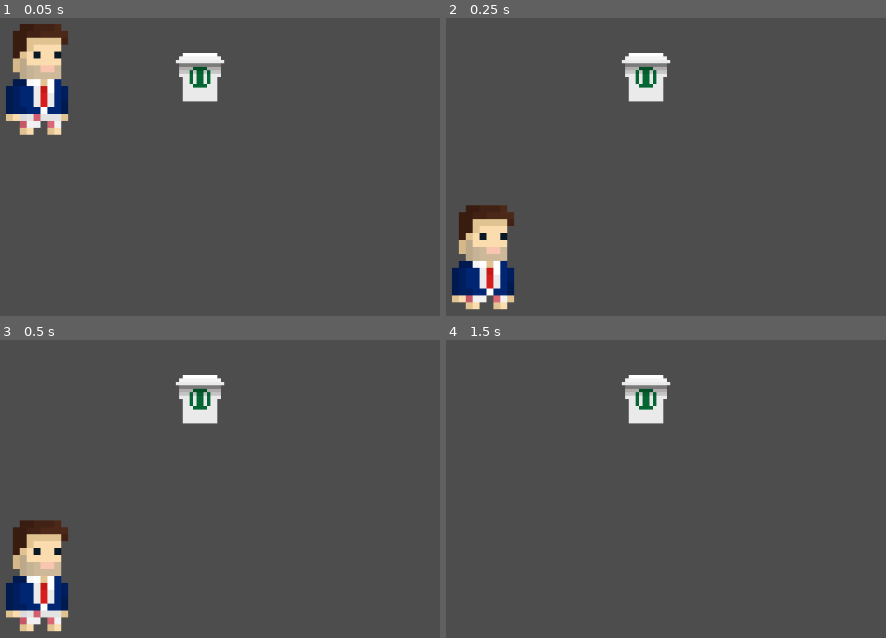
Above: before the commit, frames 1-4 (two rows, left to right).
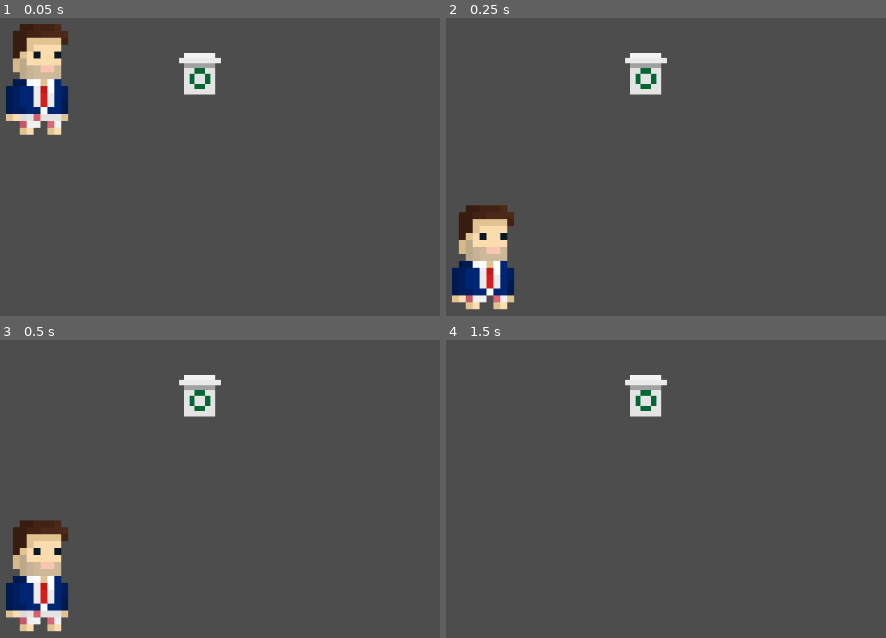
Above: after the commit, the same moments.

Repository: luketucich/late-for-work
Game: Godot game, scene res://scenes/game.tscn
Same seed, same stepped clock (60 frames per second), same inputs: the game is played once before the commit and once after it.
Inputs:
- Up to frame 1 (0.05 s): no input
- Up to frame 2 (0.25 s): no input
- Up to frame 3 (0.5 s): no input
- Up to frame 4 (1.5 s): tap Enter (ui_accept) at 0.5, 0.77 s; hold Right (ui_right) from 0.53 s (still down)

The runs differ from the first frame. In frame 1, 0.8% of the frame differs, in the area x 40-52%, y 11-29%; in frame 2, 0.8%; in frame 3, 0.8%; in frame 4, 0.8%.

Commit message:
updated coffee art

Diff:
--- a/scenes/coffee_coin.tscn
+++ b/scenes/coffee_coin.tscn
@@ -1,38 +1,66 @@
-[gd_scene load_steps=9 format=3 uid="uid://cgdft40exran2"]
+[gd_scene load_steps=13 format=3 uid="uid://cgdft40exran2"]
 
 [ext_resource type="Script" path="res://scripts/coffee_coin.gd" id="1_7drx7"]
-[ext_resource type="Texture2D" uid="uid://8squxp0pvicg" path="res://assets/Objects/CoffeeCoin.png" id="2_2ljfd"]
+[ext_resource type="Texture2D" uid="uid://dp5oenfa7vn0k" path="res://assets/Objects/CoffeeCoin.png" id="2_f2fw8"]
 
-[sub_resource type="AtlasTexture" id="AtlasTexture_cdqxc"]
-atlas = ExtResource("2_2ljfd")
-region = Rect2(0, 0, 16, 16)
+[sub_resource type="AtlasTexture" id="AtlasTexture_a4sth"]
+atlas = ExtResource("2_f2fw8")
+region = Rect2(0, 0, 8, 8)
 
-[sub_resource type="AtlasTexture" id="AtlasTexture_3jhot"]
-atlas = ExtResource("2_2ljfd")
-region = Rect2(16, 0, 16, 16)
+[sub_resource type="AtlasTexture" id="AtlasTexture_owpm1"]
+atlas = ExtResource("2_f2fw8")
+region = Rect2(8, 0, 8, 8)
 
-[sub_resource type="AtlasTexture" id="AtlasTexture_nqvvs"]
-atlas = ExtResource("2_2ljfd")
-region = Rect2(0, 16, 16, 16)
+[sub_resource type="AtlasTexture" id="AtlasTexture_82ff3"]
+atlas = ExtResource("2_f2fw8")
+region = Rect2(16, 0, 8, 8)
 
-[sub_resource type="AtlasTexture" id="AtlasTexture_04fxc"]
-atlas = ExtResource("2_2ljfd")
-region = Rect2(16, 16, 16, 16)
+[sub_resource type="AtlasTexture" id="AtlasTexture_hpwbv"]
+atlas = ExtResource("2_f2fw8")
+region = Rect2(0, 8, 8, 8)
+
+[sub_resource type="AtlasTexture" id="AtlasTexture_y556o"]
+atlas = ExtResource("2_f2fw8")
+region = Rect2(8, 8, 8, 8)
+
+[sub_resource type="AtlasTexture" id="AtlasTexture_2n6n6"]
+atlas = ExtResource("2_f2fw8")
+region = Rect2(16, 8, 8, 8)
+
+[sub_resource type="AtlasTexture" id="AtlasTexture_ndocd"]
+atlas = ExtResource("2_f2fw8")
+region = Rect2(0, 16, 8, 8)
+
+[sub_resource type="AtlasTexture" id="AtlasTexture_ogitw"]
+atlas = ExtResource("2_f2fw8")
+region = Rect2(8, 16, 8, 8)
 
 [sub_resource type="SpriteFrames" id="SpriteFrames_a6nvo"]
 animations = [{
 "frames": [{
 "duration": 1.0,
-"texture": SubResource("AtlasTexture_cdqxc")
+"texture": SubResource("AtlasTexture_a4sth")
 }, {
 "duration": 1.0,
-"texture": SubResource("AtlasTexture_3jhot")
+"texture": SubResource("AtlasTexture_owpm1")
 }, {
 "duration": 1.0,
-"texture": SubResource("AtlasTexture_nqvvs")
+"texture": SubResource("AtlasTexture_82ff3")
 }, {
 "duration": 1.0,
-"texture": SubResource("AtlasTexture_04fxc")
+"texture": SubResource("AtlasTexture_hpwbv")
+}, {
+"duration": 1.0,
+"texture": SubResource("AtlasTexture_y556o")
+}, {
+"duration": 1.0,
+"texture": SubResource("AtlasTexture_2n6n6")
+}, {
+"duration": 1.0,
+"texture": SubResource("AtlasTexture_ndocd")
+}, {
+"duration": 1.0,
+"texture": SubResource("AtlasTexture_ogitw")
 }],
 "loop": true,
 "name": &"default",
@@ -40,15 +68,14 @@
 }]
 
 [sub_resource type="RectangleShape2D" id="RectangleShape2D_vvvka"]
-size = Vector2(8, 7)
+size = Vector2(6, 6)
 
 [node name="CoffeeCoin" type="Area2D"]
 script = ExtResource("1_7drx7")
 
 [node name="AnimatedSprite2D" type="AnimatedSprite2D" parent="."]
-scale = Vector2(0.5, 0.5)
+scale = Vector2(0.75, 0.75)
 sprite_frames = SubResource("SpriteFrames_a6nvo")
 
 [node name="CollisionShape2D" type="CollisionShape2D" parent="."]
-position = Vector2(0, 0.5)
 shape = SubResource("RectangleShape2D_vvvka")
Binary file changed: assets/Objects/CoffeeCoin.png
Not shown, changed: assets/Objects/CoffeeCoin.png.import
